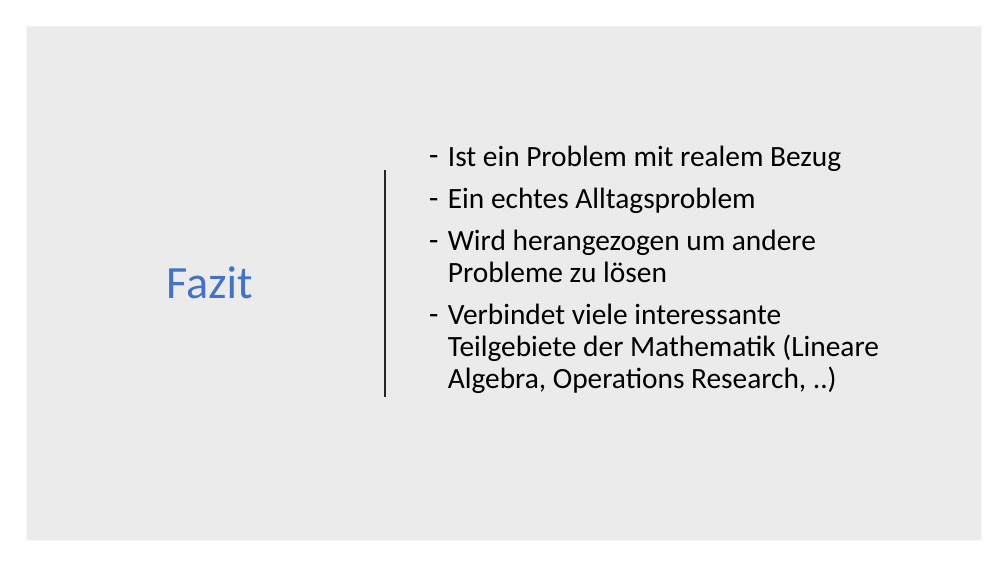
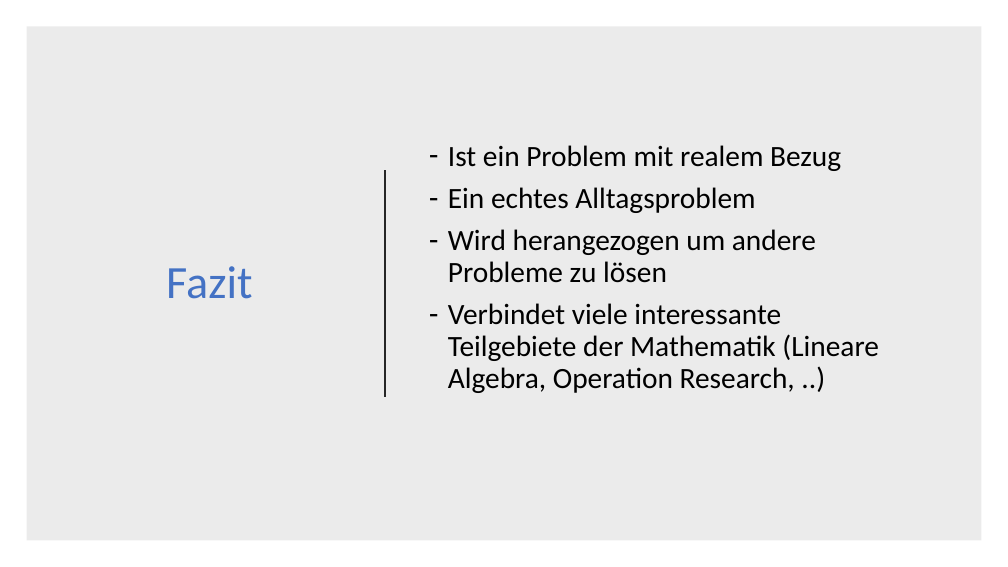
Before and after one commit to DerAlexx/Angewandte-Mathematik, a slide deck: slide 30 of Praktikum_6/Abgabe 6.pptx (slide 29 before the commit). Drawn at 1008x567 pixels with LibreOffice and Linux fonts; fonts in the diff are those of the drawing. Boxes give left, top, right and bottom in pixels: in the first picture for what was removed or moved away, otherwise in the second. Text is boxed around its words. In the diff, an @@ line names an element or a change of style, - is before the commit and + after.

```diff
--- a/Praktikum_6/Abgabe 6.pptx
+++ b/Praktikum_6/Abgabe 6.pptx
@@ text at [448,303,879,393]: text changed @@
-– Verbindet viele interessante Teilgebiete der Mathematik (Lineare Algebra, Operations Research, ..)
+– Verbindet viele interessante Teilgebiete der Mathematik (Lineare Algebra, Operation Research, ..)
```
Also in this commit, not shown: 5 other slides changed, 5 slides added, 3 slides removed, 1 other file.
